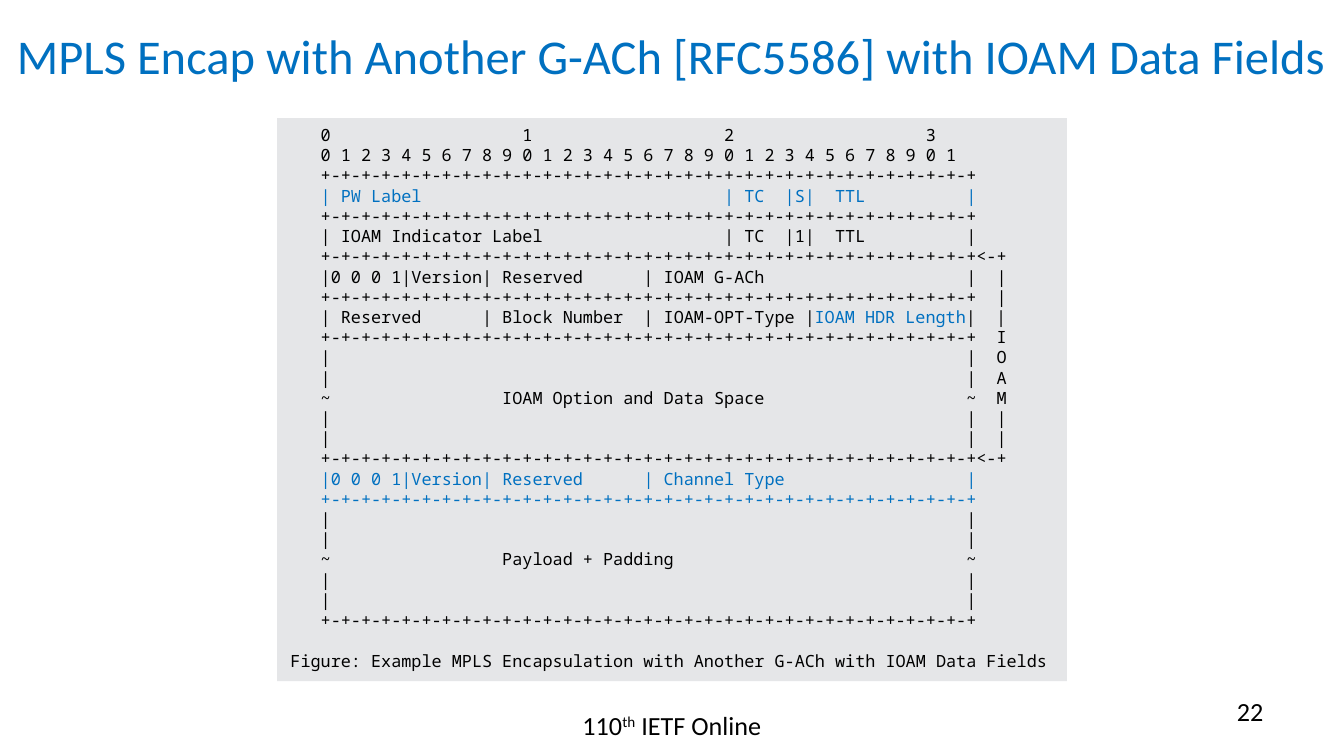
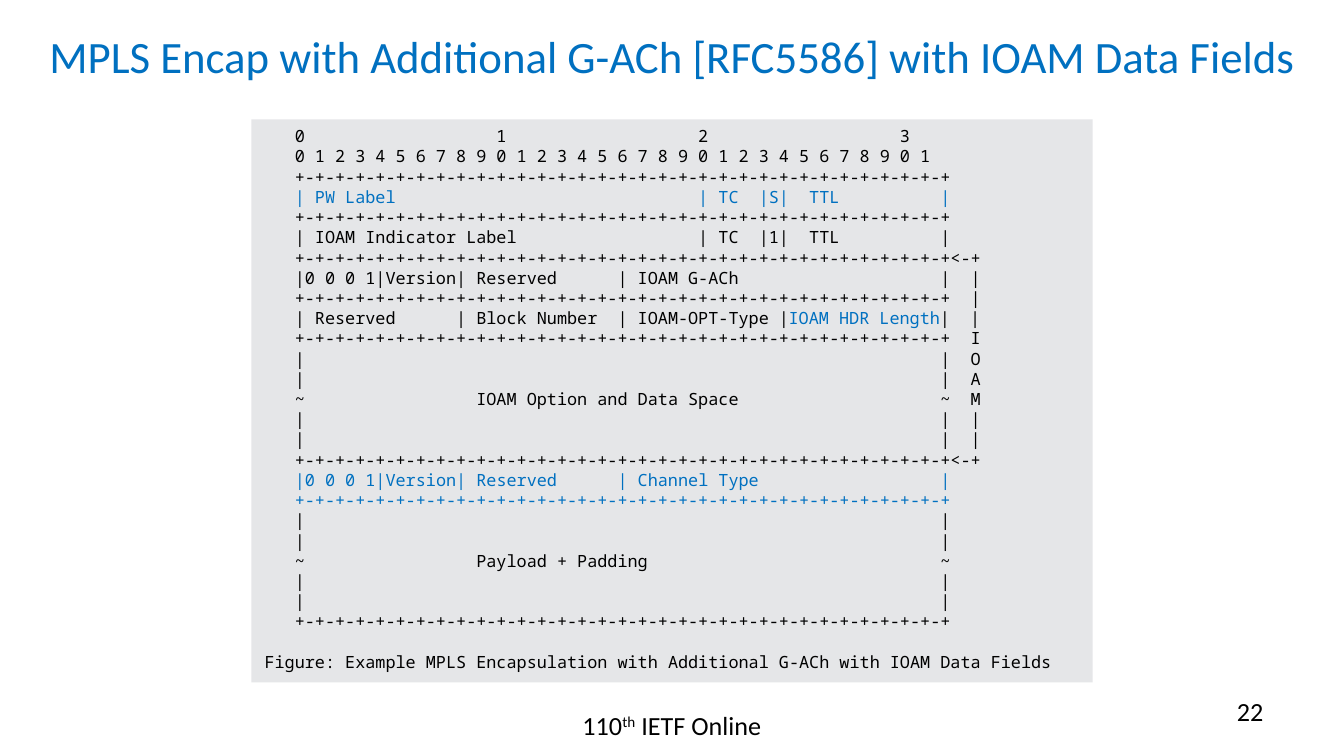
Before and after one commit to rakgandhi/ietf-slides, a slide deck: slide 22 of draft-gandhi-mpls-ioam-sr-06.pptx. Drawn at 1344x756 pixels with LibreOffice and Linux fonts; fonts in the diff are those of the drawing. Boxes give left, top, right and bottom in pixels: in the first picture for what was removed or moved away, otherwise in the second. Text is boxed around its words. In the diff, an @@ line names an element or a change of style, - is before the commit and + after.

```diff
--- a/draft-gandhi-mpls-ioam-sr-06.pptx
+++ b/draft-gandhi-mpls-ioam-sr-06.pptx
@@ title at <box>49,40,1293,81</box>: text changed; size 26 to 24 pt @@
-MPLS Encap with Another G-ACh [RFC5586] with IOAM Data Fields
+MPLS Encap with Additional G-ACh [RFC5586] with IOAM Data Fields
@@ rectangle "0 1 2 3": place and size @@
-rectangle "0 1 2 3" at <box>277,118,1067,681</box>
+rectangle "0 1 2 3" at <box>251,120,1093,683</box>
@@ text in rectangle at <box>265,655,1052,672</box>: text changed @@
-Figure: Example MPLS Encapsulation with Another G-ACh with IOAM Data Fields
+Figure: Example MPLS Encapsulation with Additional G-ACh with IOAM Data Fields
```
Also in this commit, not shown: 4 other slides changed, 2 other files.
